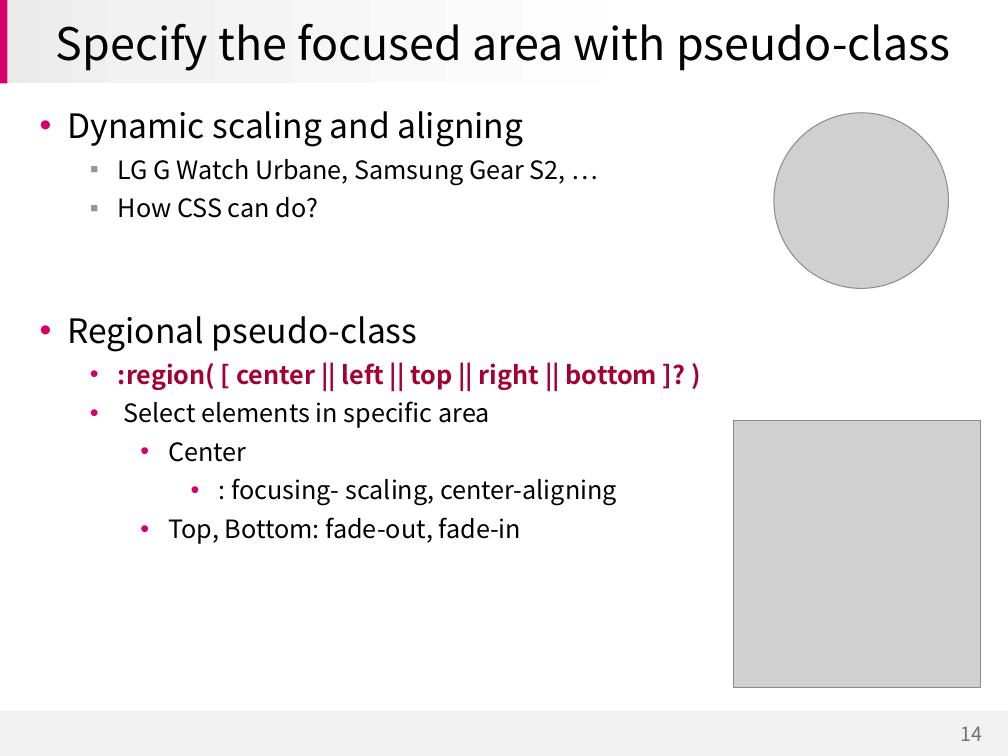
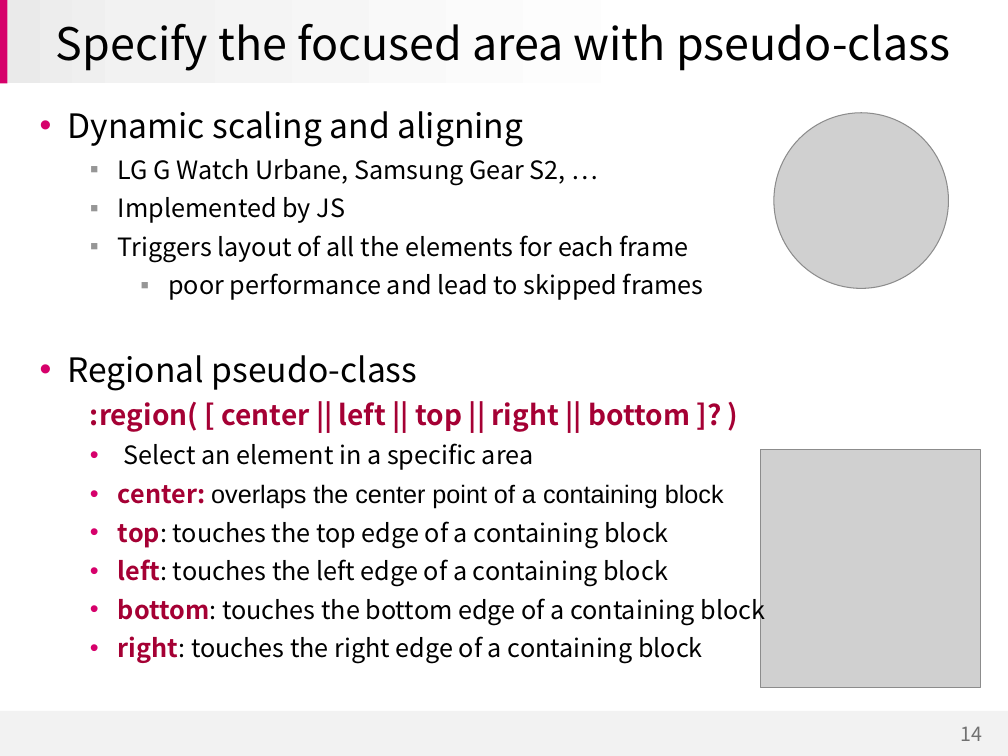
Before and after one commit to jihyerish/jhRoundDisplay, a slide deck: slide 14 of doc/CSS Round display for Dev Meetup in Sydney.pptx. Drawn at 1008x756 pixels with LibreOffice and Linux fonts; fonts in the diff are those of the drawing; grey boxes stand for pictures; background and template pictures are left out. Boxes give left, top, right and bottom in pixels: in the first picture for what was removed or moved away, otherwise in the second. Text is boxed around its words. In the diff, an @@ line names an element or a change of style, - is before the commit and + after.

```diff
--- a/doc/CSS Round display for Dev Meetup in Sydney.pptx
+++ b/doc/CSS Round display for Dev Meetup in Sydney.pptx
@@ text at (118, 197, 704, 300): text changed @@
-    ▪ How CSS can do?
+    ▪ Implemented by JS
+    ▪ Triggers layout of all the elements for each frame
+      ▪ poor performance and lead to skipped frames
@@ text at (90, 402, 690, 432): size 18 to 20 pt in ":region( [ center || left || top ..."; bullet • to none @@
@@ text at (118, 443, 766, 664): text changed @@
-    • Select elements in specific area
-      • Center
-        • : focusing- scaling, center-aligning
-      • Top, Bottom: fade-out, fade-in
+    • Select an element in a specific area
+    • center: overlaps the center point of a containing block
+    • top: touches the top edge of a containing block
+    • left: touches the left edge of a containing block
+    • bottom: touches the bottom edge of a containing block
+    • right: touches the right edge of a containing block
@@ picture: place and size @@
-picture at (734, 420, 981, 687)
+picture at (760, 450, 980, 687)
```
Also in this commit, not shown: 14 other slides changed, 2 other files.
